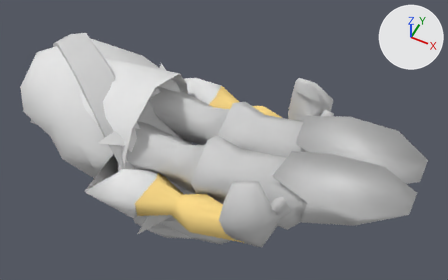
An edit to the Blender file Neo_Link_Example/Neo_Link_Adult.blend, drawn before and after from the same camera.
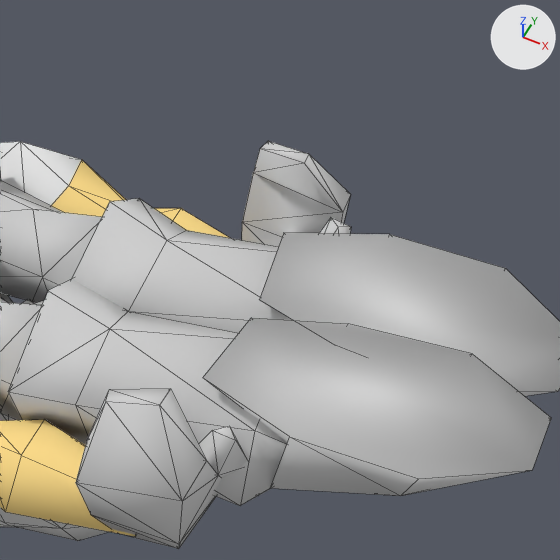
Each version appears first whole from a camera (50 mm lens) standing at (3.92, -3.66, 4.78) and looking at (1.93, 0.32, -0.19), and next in a close-up on the part from 42% to 94% of the width and 7% to 90% of the height. Every picture has the same lights, and +X, +Y and +Z are marked at upper right. The close-ups show mesh edges as thin lines.

In view in the first close-up: 'riggedmesh'.
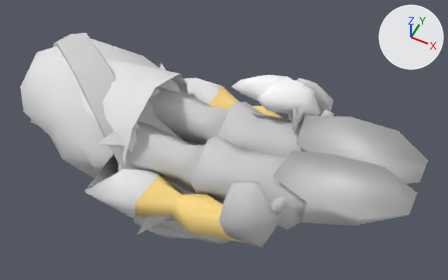
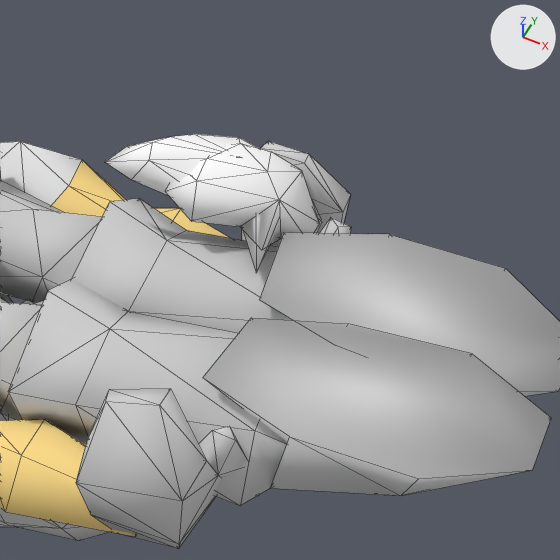
Commit message: Added fairy ocarina

Edits to the scene script, one JSON object a line:
```json
{"op": "add", "block": "mat_mtl_060091e0", "code": ["mat_mtl_060091e0 = diffuse_material('mtl_060091E0')", "mat_mtl_060091e0.base_color = (1.0, 1.0, 1.0)  # white #ffffff"]}
{"op": "add", "block": "me_me_0601a690", "code": ["me_me_0601a690 = bpy.data.meshes.new('me_0601A690')", "me_me_0601a690.from_pydata(...)  # 19 vertices, 34 faces; spans x 2.291..2.855, y 0.246..0.728, z 0.383..0.711", "me_me_0601a690.polygons.foreach_set('use_smooth', [True] * 34)", "me_me_0601a690.materials.append(mat_mtl_060091e0)  # its picture is missing"]}
{"op": "remove", "block": "ob_ocarina_2", "code": "ob_ocarina_2.hide_viewport = True"}
{"op": "add", "block": "ob_ocarina_1", "code": ["ob_ocarina_1 = bpy.data.objects.new('Ocarina.1', me_me_0601a690)", "ob_ocarina_1.location = (0.0, 0.0, 0.0)"]}
```

Changed parts and their boxes [x1, y1, x2, y2] in the close-ups (560 x 560 px):
```json
{"object": "Ocarina.1", "change": "added", "after": [165, 143, 320, 250]}
{"object": "Ocarina.2", "change": "shown", "after": [106, 134, 321, 273]}
```
